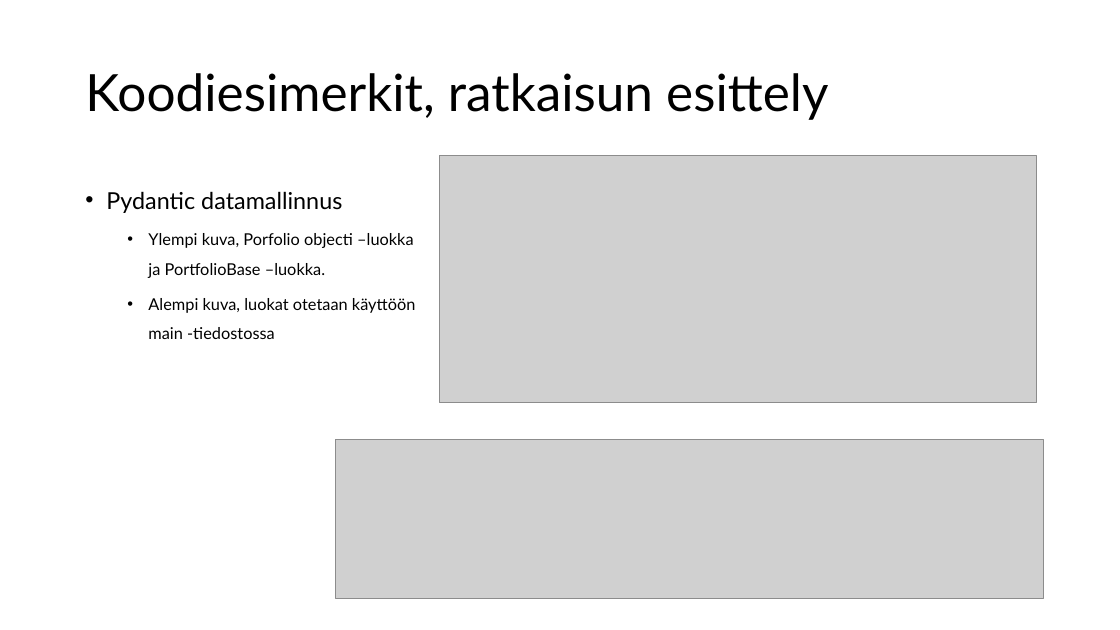
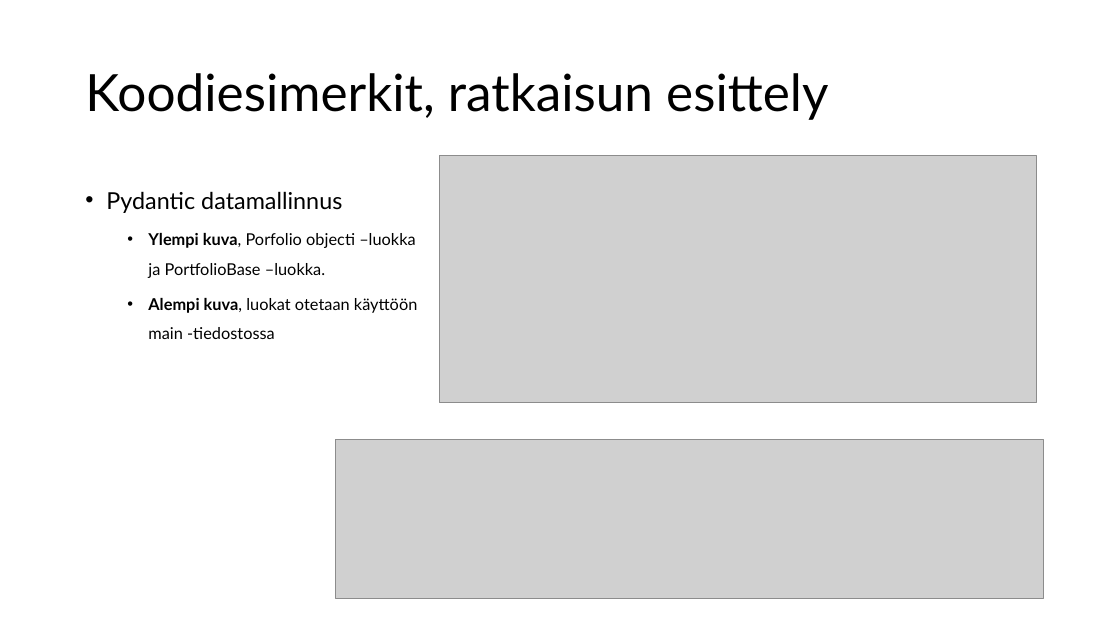
Before and after one commit to eetutaipale/REST_API, a slide deck: slide 7 of Projektiesitys.pptx. Drawn at 1120x630 pixels with LibreOffice and Linux fonts; fonts in the diff are those of the drawing; grey boxes stand for pictures; background and template pictures are left out. Boxes give left, top, right and bottom in pixels: in the first picture for what was removed or moved away, otherwise in the second. Text is boxed around its words. In the diff, an @@ line names an element or a change of style, - is before the commit and + after.

```diff
--- a/Projektiesitys.pptx
+++ b/Projektiesitys.pptx
@@ text at [148, 233, 417, 339]: bold on in "Ylempi kuva,", "Alempi kuva," @@
```
Also in this commit, not shown: 1 other slide changed.
